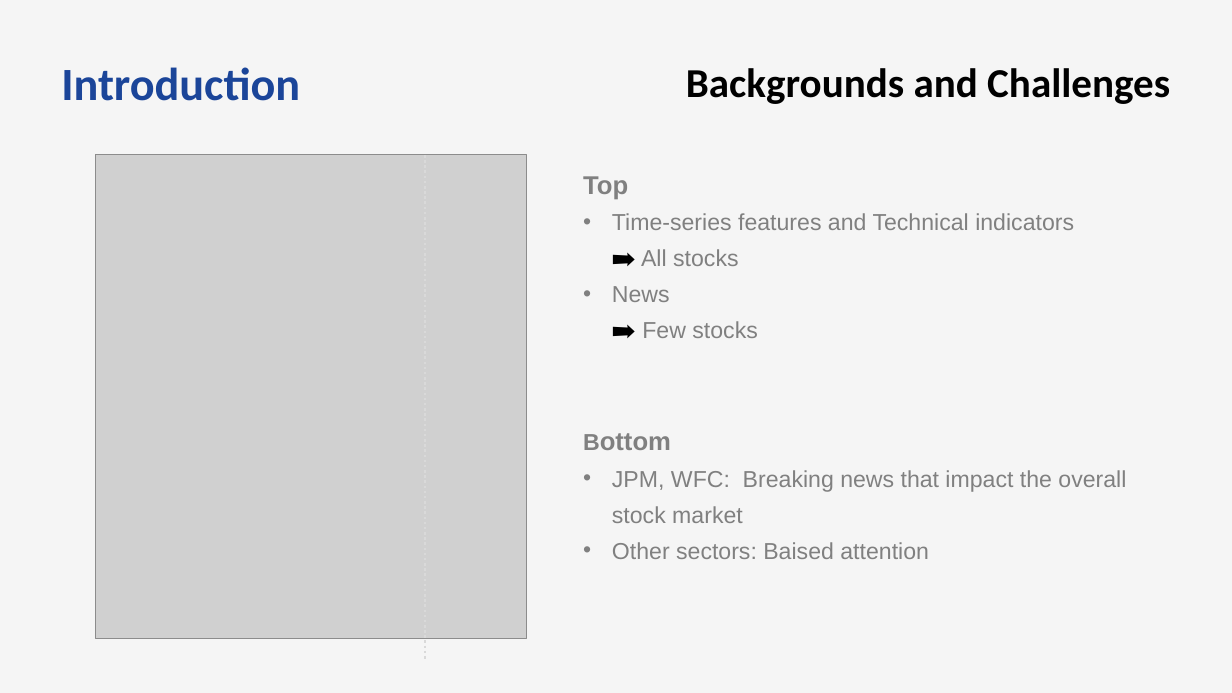
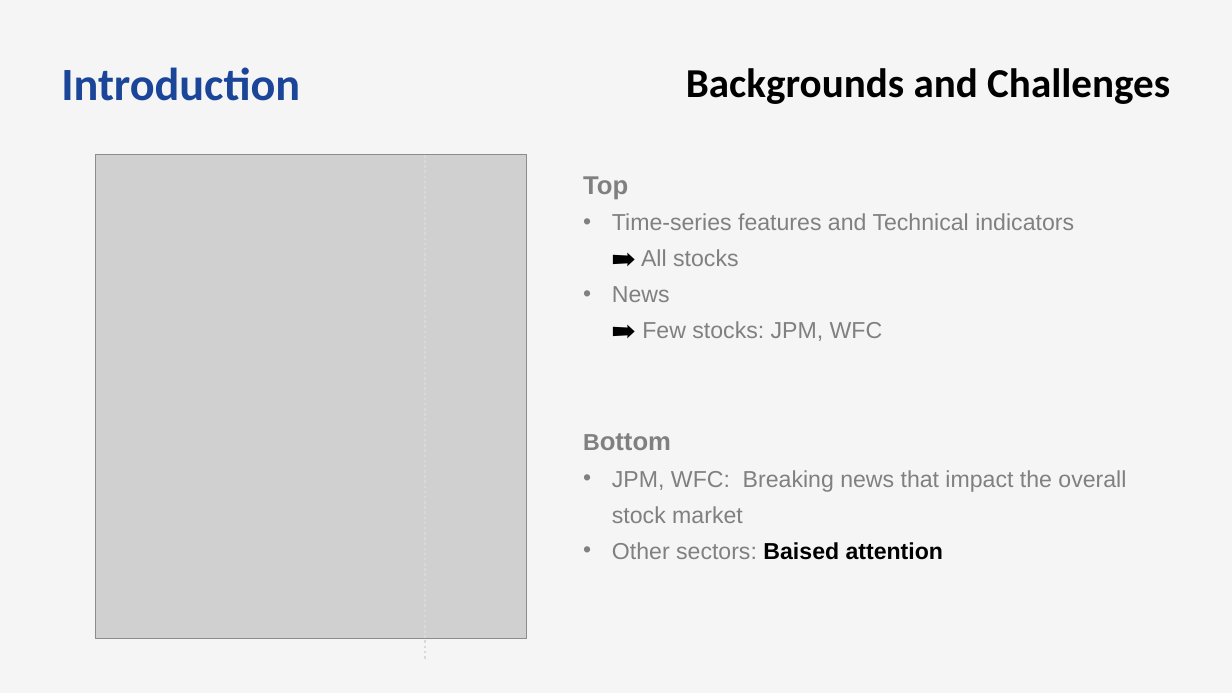
Before and after one commit to bts1991/study, a slide deck: slide 4 of 논문 Review/Others/paper_review.pptx. Drawn at 1232x693 pixels with LibreOffice and Linux fonts; fonts in the diff are those of the drawing; grey boxes stand for pictures. Boxes give left, top, right and bottom in pixels: in the first picture for what was removed or moved away, otherwise in the second. Text is boxed around its words. In the diff, an @@ line names an element or a change of style, - is before the commit and + after.

```diff
--- a/논문 Review/Others/paper_review.pptx
+++ b/논문 Review/Others/paper_review.pptx
@@ text at [612, 286, 883, 341]: text changed @@
-  • News
-    ➡️ Few stocks
+  • News
+    ➡️ Few stocks: JPM, WFC
@@ text at [612, 542, 943, 560]: text colour #808080 to #000000, bold on in "Baised attention" @@
```
Also in this commit, not shown: 13 other slides changed, 9 slides added.
